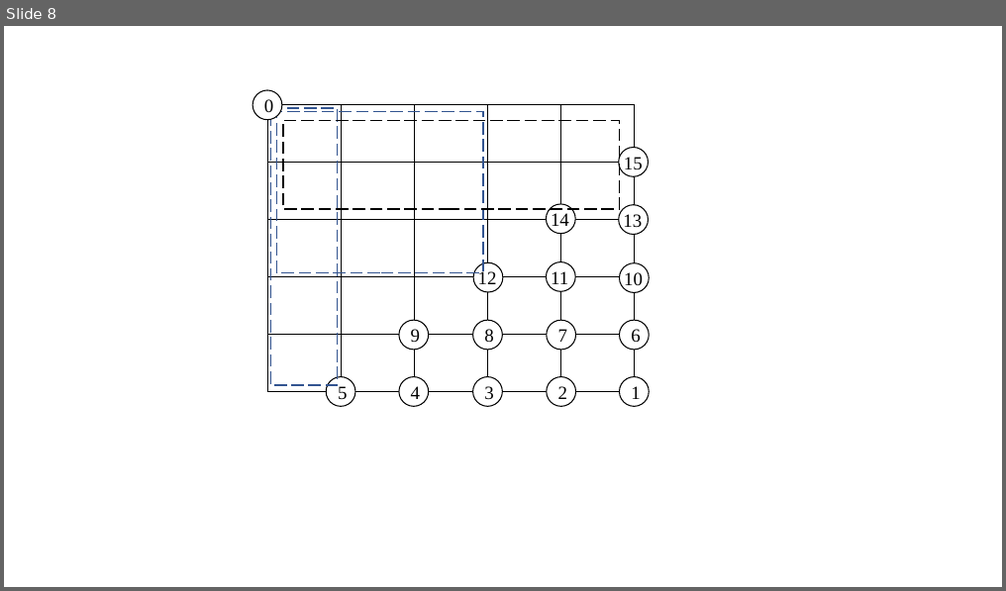
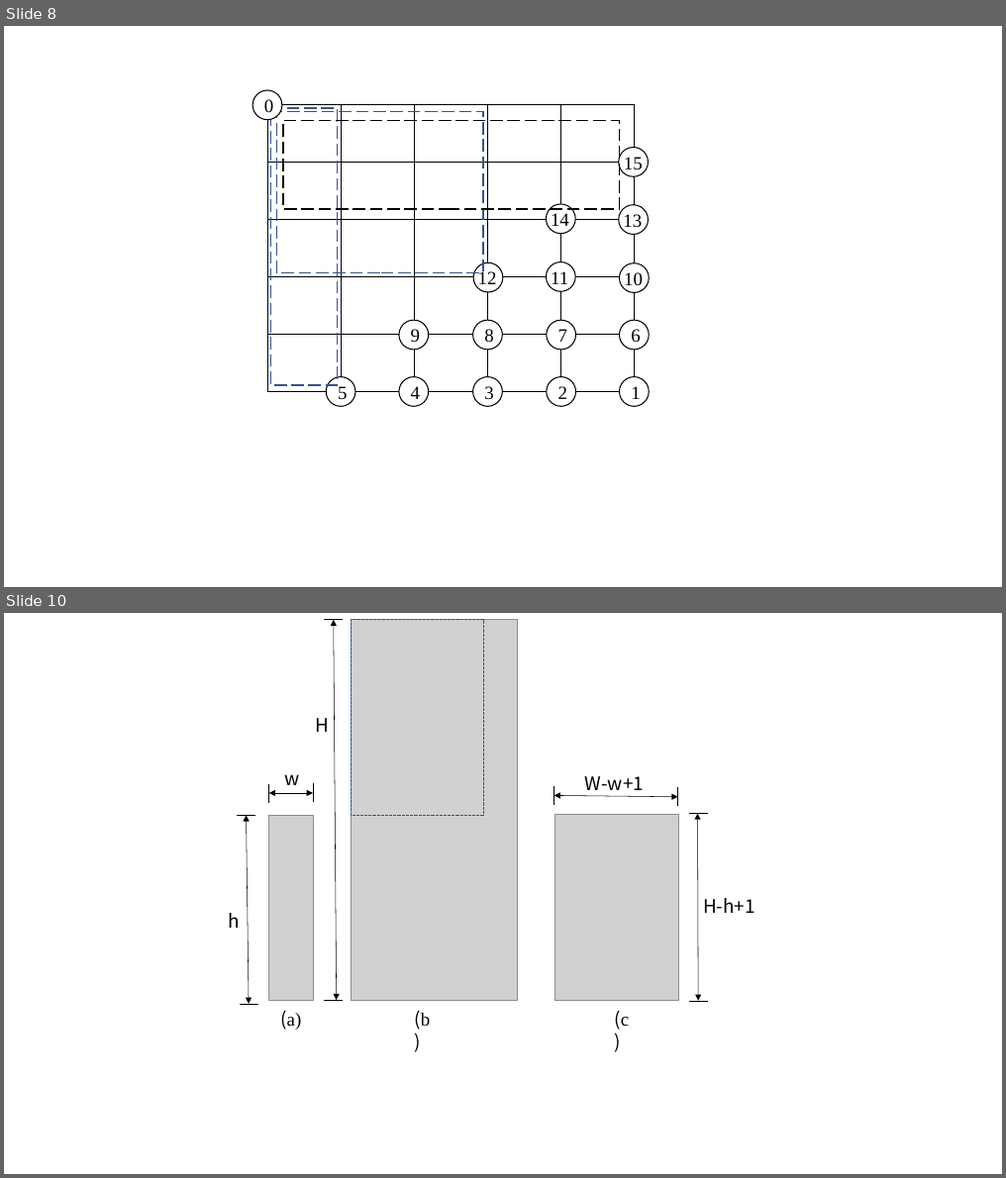
Before and after one commit to SJTUMichael/-, a slide deck: 示意图.pptx. Shown one above the other, each under a label of ours: slide 8 before the commit, slides 8 and 10 after it; the slides between them are not shown. The pictures are 1006x591 and 1006x1178 pixels, drawn with LibreOffice and Linux fonts; fonts in the diff are those of the drawing; grey boxes stand for pictures. Boxes give left, top, right and bottom in pixels: in the first picture for what was removed or moved away, otherwise in the second. Text is boxed around its words. In the diff, an @@ line names an element or a change of style, - is before the commit and + after.

```diff
--- a/示意图.pptx
+++ b/示意图.pptx
@@ slide 10 added at (4, 613, 1002, 1174), background #FFFFFF @@
@@ line added from (344, 620) to (325, 620), #000000 0.5 pt @@
@@ double arrow added from (334, 620) to (337, 1000), #000000 0.5 pt @@
@@ group added at (269, 620, 678, 1001): 3 pictures, 1 rectangle @@
@@ text added at (316, 718, 330, 732), 18 pt, text #000000 @@
+H
@@ line added from (269, 784) to (269, 803), #000000 0.5 pt @@
@@ text added at (285, 774, 300, 785), 18 pt, text #000000 @@
+w
@@ line added from (313, 783) to (313, 802), #000000 0.5 pt @@
@@ line added from (554, 786) to (554, 805), #000000 0.5 pt @@
@@ text added at (585, 776, 644, 796), 18 pt, text #000000 @@
+W-w+1
@@ line added from (678, 787) to (678, 806), #000000 0.5 pt @@
@@ line added from (255, 815) to (237, 815), #000000 0.5 pt @@
@@ double arrow added from (246, 815) to (249, 1004), #000000 0.5 pt @@
@@ double arrow added from (269, 793) to (313, 793), #000000 0.5 pt @@
@@ double arrow added from (554, 796) to (678, 797), #000000 0.5 pt @@
@@ line added from (708, 813) to (689, 813), #000000 0.5 pt @@
@@ double arrow added from (698, 814) to (699, 1001), #000000 0.5 pt @@
@@ text added at (703, 898, 755, 913), 18 pt, text #000000 @@
+H-h+1
@@ text added at (228, 913, 239, 928), 18 pt, text #000000 @@
+h
@@ line added from (258, 1004) to (240, 1004), #000000 0.5 pt @@
@@ text added at (280, 1010, 301, 1030), 18 pt, text #000000 @@
+(a)
@@ line added from (344, 1000) to (325, 1000), #000000 0.5 pt @@
@@ text added at (414, 1010, 430, 1030), 18 pt, text #000000 @@
+(b)
@@ text added at (614, 1010, 629, 1030), 18 pt, text #000000 @@
+(c)
@@ line added from (708, 1001) to (689, 1001), #000000 0.5 pt @@
```
Also in this commit, not shown: 3 other slides added, 1 other file.
